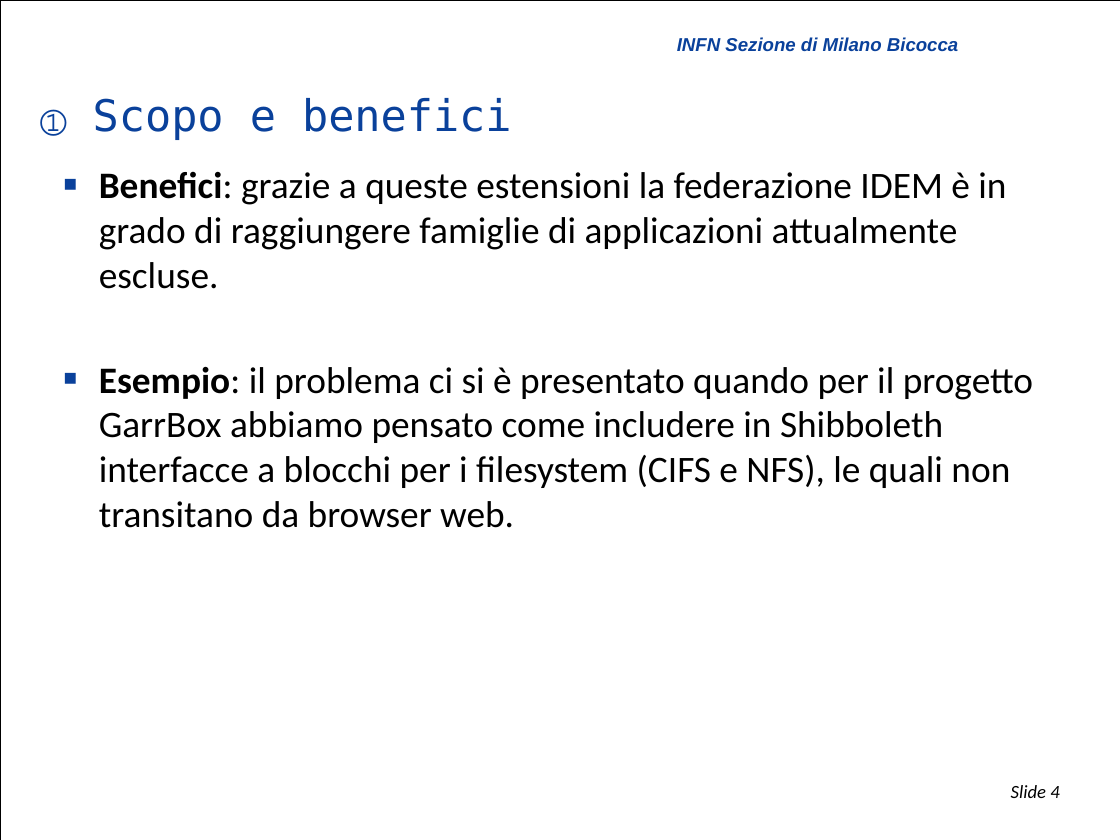
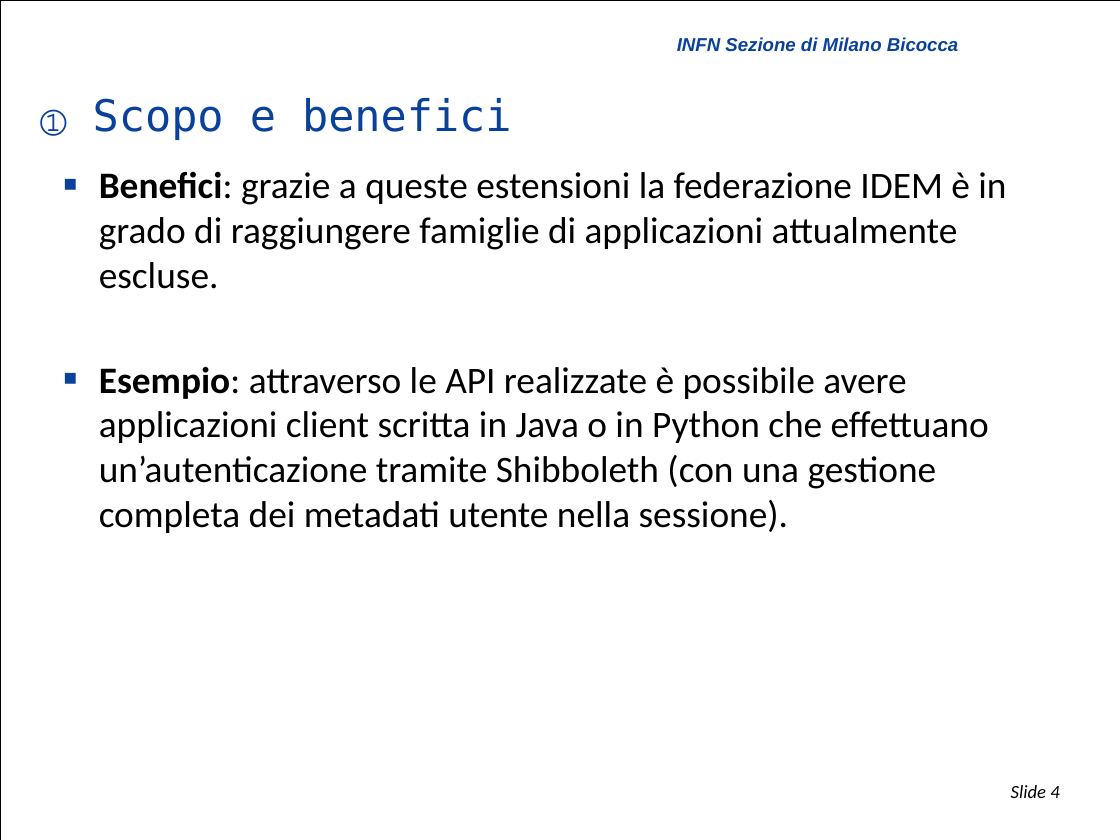
Before and after one commit to biancini/Shibboleth-Authentication, a slide deck: slide 4 of ShibbolethExtensions.pptx. Drawn at 1120x840 pixels with LibreOffice and Linux fonts; fonts in the diff are those of the drawing; background and template pictures are left out. Boxes give left, top, right and bottom in pixels: in the first picture for what was removed or moved away, otherwise in the second. Text is boxed around its words. In the diff, an @@ line names an element or a change of style, - is before the commit and + after.

```diff
--- a/ShibbolethExtensions.pptx
+++ b/ShibbolethExtensions.pptx
@@ text at [99,366,989,533]: text changed @@
-  ■ Esempio: il problema ci si è presentato quando per il progetto GarrBox abbiamo pensato come includere in Shibboleth interfacce a blocchi per i filesystem (CIFS e NFS), le quali non transitano da browser web.
+  ■ Esempio: attraverso le API realizzate è possibile avere applicazioni client scritta in Java o in Python che effettuano un’autenticazione tramite Shibboleth (con una gestione completa dei metadati utente nella sessione).
```
Also in this commit, not shown: 11 other slides changed.
